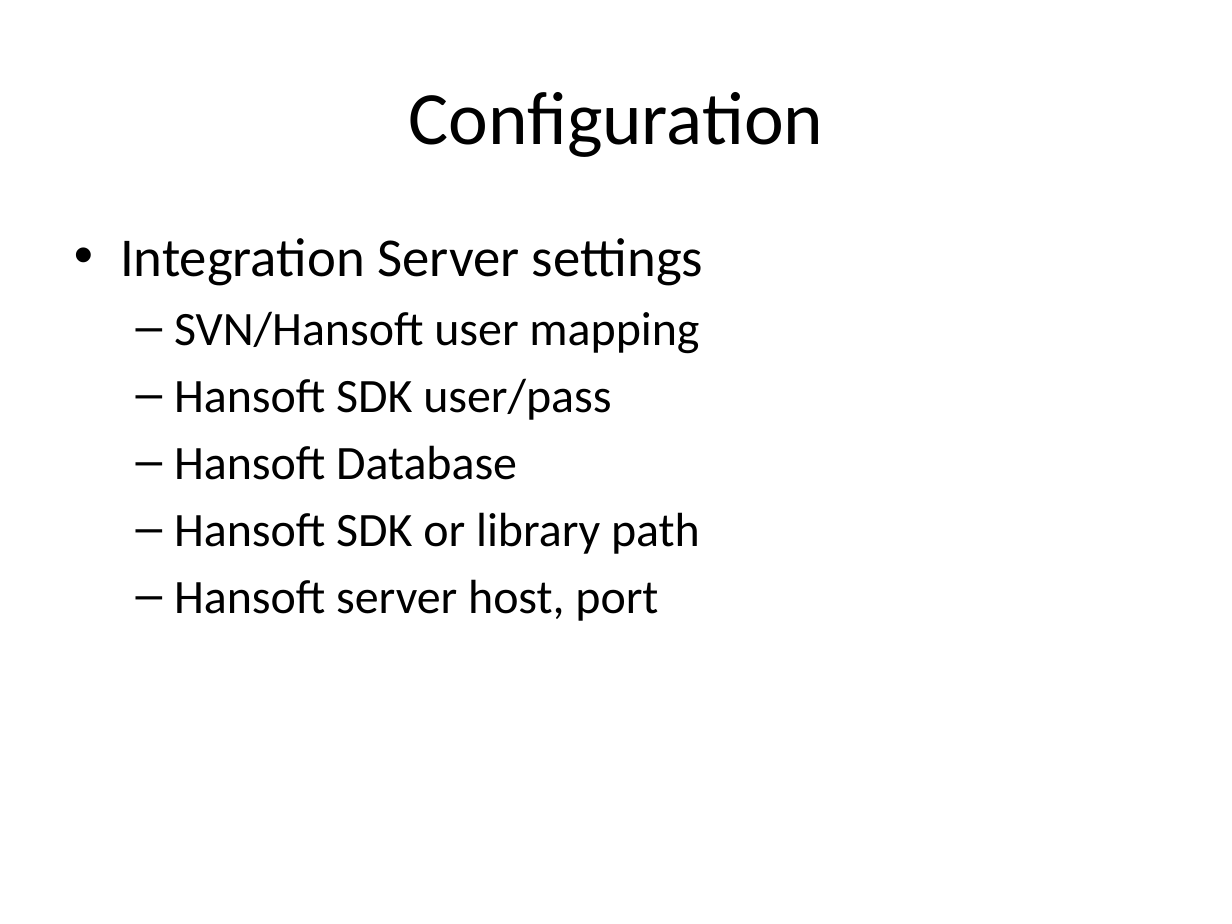
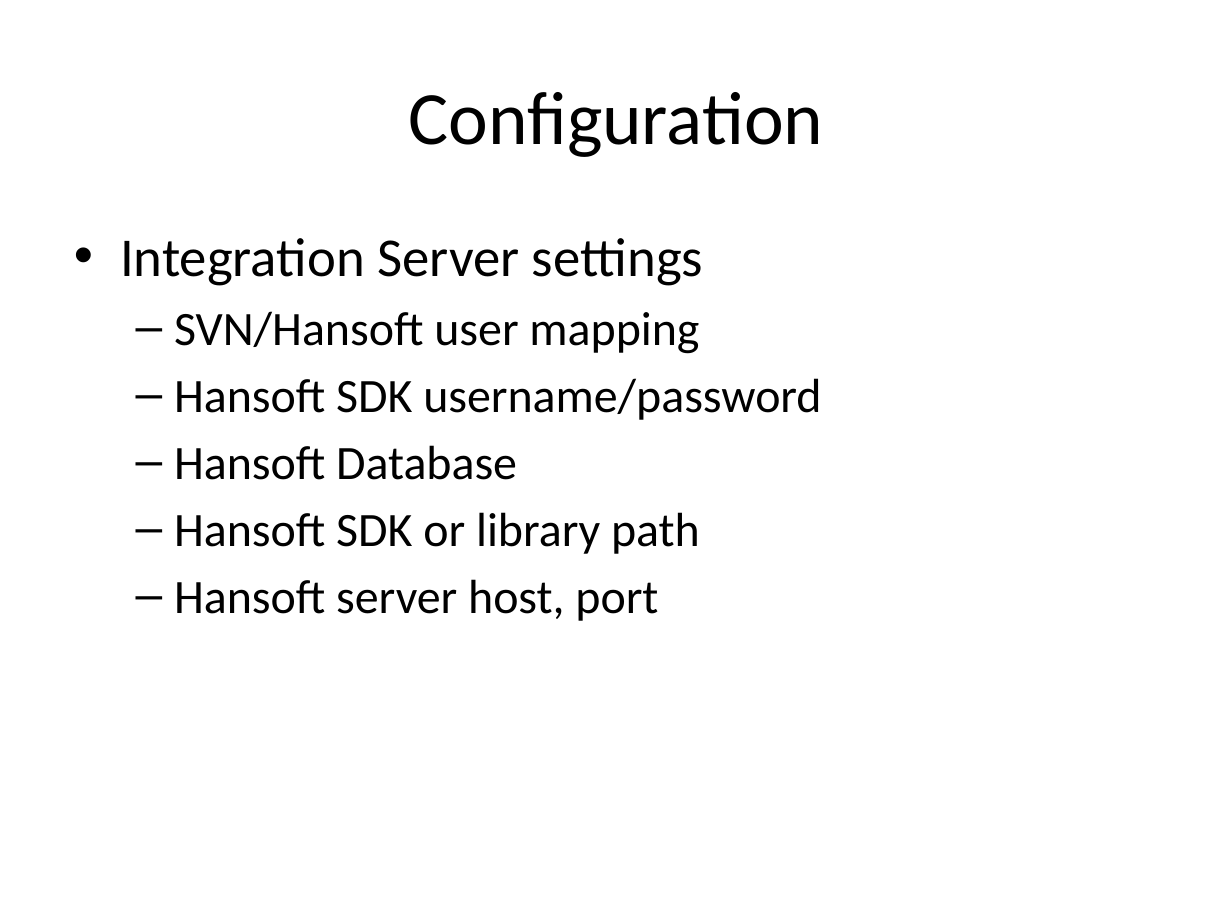
Before and after one commit to FindOut/hansoft-svn, a slide deck: slide 5 of HansoftSVN Integration Overview.pptx. Drawn at 1232x924 pixels with LibreOffice and Linux fonts; fonts in the diff are those of the drawing. Boxes give left, top, right and bottom in pixels: in the first picture for what was removed or moved away, otherwise in the second. Text is boxed around its words. In the diff, an @@ line names an element or a change of style, - is before the commit and + after.

Commit message:
Updates the HansoftSVN Integration Overview presentation

```diff
--- a/HansoftSVN Integration Overview.pptx
+++ b/HansoftSVN Integration Overview.pptx
@@ text at (174,378,821,420): text changed @@
-  – Hansoft SDK user/pass
+  – Hansoft SDK username/password
```
Also in this commit, not shown: 6 other slides changed, 1 slide added.
